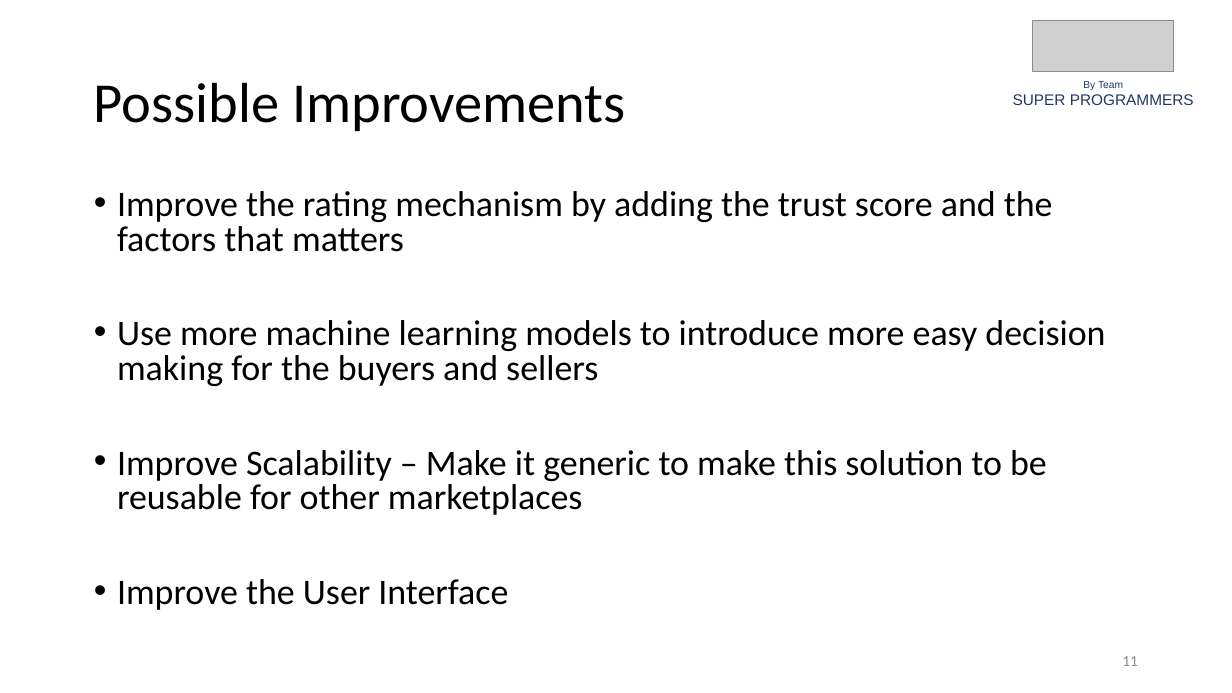
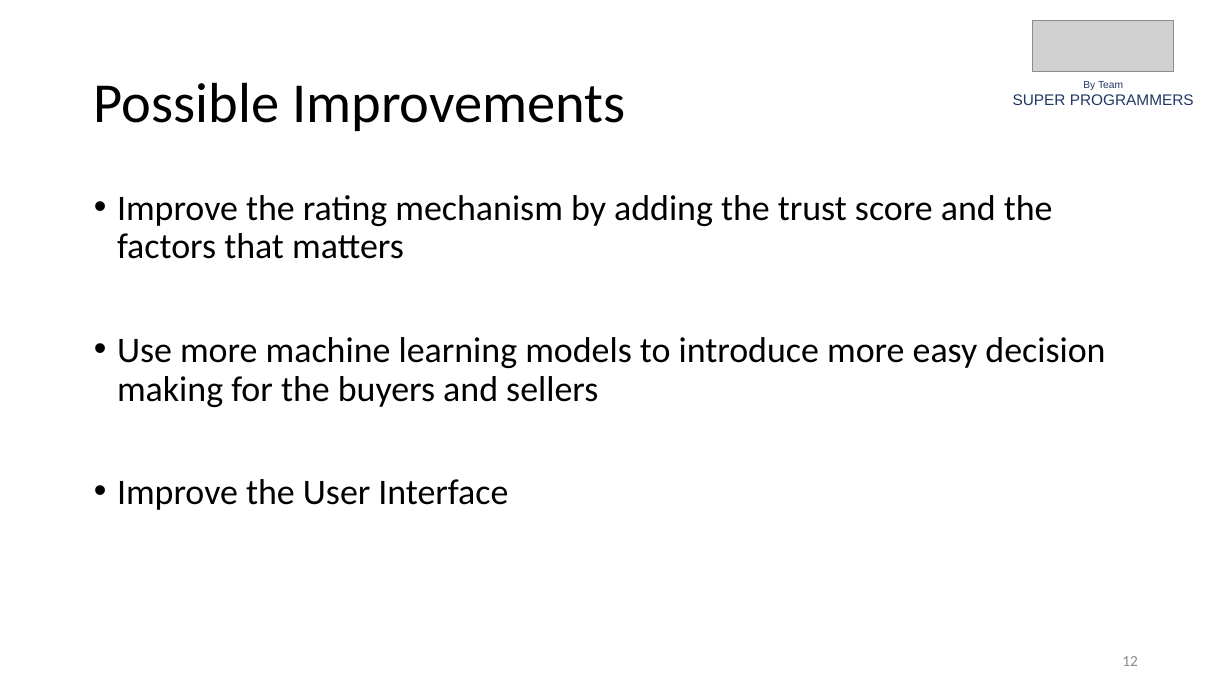
Before and after one commit to sachinjegaonkar/MarketplaceSolution, a slide deck: slide 12 of The Cattle MarketPlace Solution.pptx (slide 11 before the commit). Drawn at 1232x693 pixels with LibreOffice and Linux fonts; fonts in the diff are those of the drawing; grey boxes stand for pictures. Boxes give left, top, right and bottom in pixels: in the first picture for what was removed or moved away, otherwise in the second. Text is boxed around its words. In the diff, an @@ line names an element or a change of style, - is before the commit and + after.

```diff
--- a/The Cattle MarketPlace Solution.pptx
+++ b/The Cattle MarketPlace Solution.pptx
@@ text "Improve the rating mechanism by ..." at (x1=117, y1=195, x2=1105, y2=510): line spacing 0.8 to 0.9 @@
@@ text at (x1=117, y1=450, x2=1047, y2=515): paragraph removed @@
-• Improve Scalability – Make it generic to make this solution to be reusable for other marketplaces
@@ page number at (x1=1122, y1=656, x2=1138, y2=666): text changed @@
-11
+12
```
Also in this commit, not shown: 1 other slide changed, 1 slide added, 5 other files.
